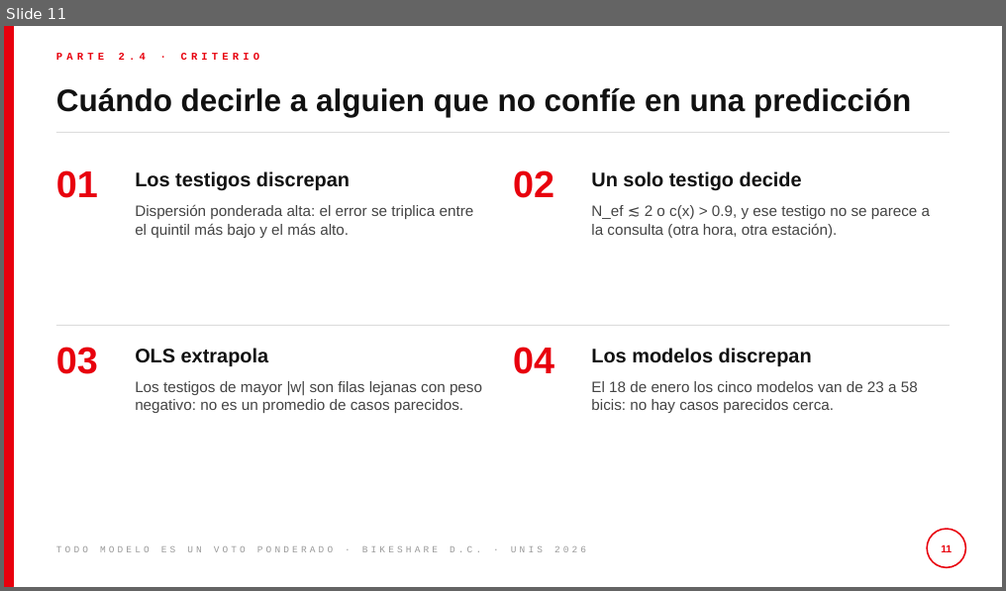
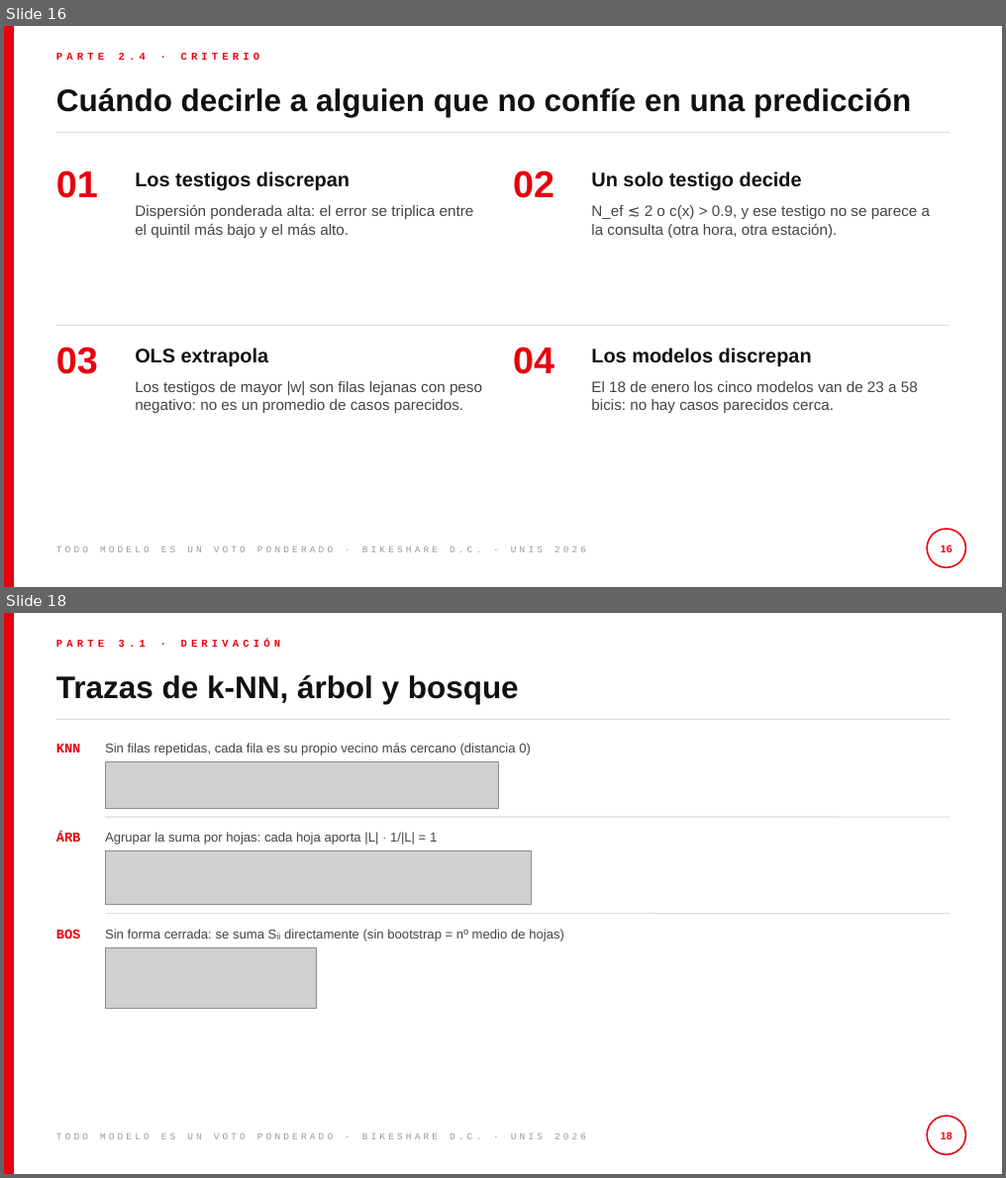
Before and after one commit to pabloflores465/proyecto-final-bikeshare, a slide deck: slides/presentacion.pptx. Shown one above the other, each under a label of ours: slide 11 before the commit, slides 16 and 18 after it; the slides between them are not shown. The pictures are 1006x591 and 1006x1178 pixels, drawn with LibreOffice and Linux fonts; fonts in the diff are those of the drawing; grey boxes stand for pictures. Boxes give left, top, right and bottom in pixels: in the first picture for what was removed or moved away, otherwise in the second. Text is boxed around its words. In the diff, an @@ line names an element or a change of style, - is before the commit and + after.

```diff
--- a/slides/presentacion.pptx
+++ b/slides/presentacion.pptx
@@ slide 18 added at [4, 613, 1002, 1174], background #FFFFFF; not listed: 3 template elements that a slide beside it also shows @@
@@ text added at [56, 640, 281, 647], 10 pt, text #E8000D, bold @@
+PARTE 3.1 · DERIVACIÓN
@@ title added at [56, 675, 519, 704], 30 pt, text #111111, bold @@
+Trazas de k-NN, árbol y bosque
@@ text added at [56, 744, 81, 753], 13 pt, text #E8000D, bold @@
+KNN
@@ text added at [105, 743, 531, 756], 12.5 pt, text #444444 @@
+Sin filas repetidas, cada fila es su propio vecino más cercano (distancia 0)
@@ picture added at [105, 761, 499, 808] @@
@@ line added from (105, 817) to (949, 817), #DDDDDD 1 pt @@
@@ text added at [56, 832, 81, 842], 13 pt, text #E8000D, bold @@
+ÁRB
@@ text added at [105, 832, 437, 845], 12.5 pt, text #444444 @@
+Agrupar la suma por hojas: cada hoja aporta |L| · 1/|L| = 1
@@ picture added at [105, 852, 531, 905] @@
@@ text added at [56, 930, 81, 939], 13 pt, text #E8000D, bold @@
+BOS
@@ line added from (105, 914) to (949, 914), #DDDDDD 1 pt @@
@@ text added at [105, 929, 564, 942], 12.5 pt, text #444444 @@
+Sin forma cerrada: se suma Sᵢᵢ directamente (sin bootstrap = nº medio de hojas)
@@ picture added at [105, 949, 317, 1008] @@
@@ ellipse added at [927, 1116, 966, 1155], outline #E8000D 1.5 pt @@
@@ page number added at [941, 1132, 952, 1140], 10 pt, text #E8000D, bold @@
+18
@@ what was slide 11 is now slide 16 @@
@@ page number at [941, 545, 952, 553]: text changed @@
-11
+16
```
Also in this commit, not shown: 6 slides changed, 8 other slides added, 3 other files.
